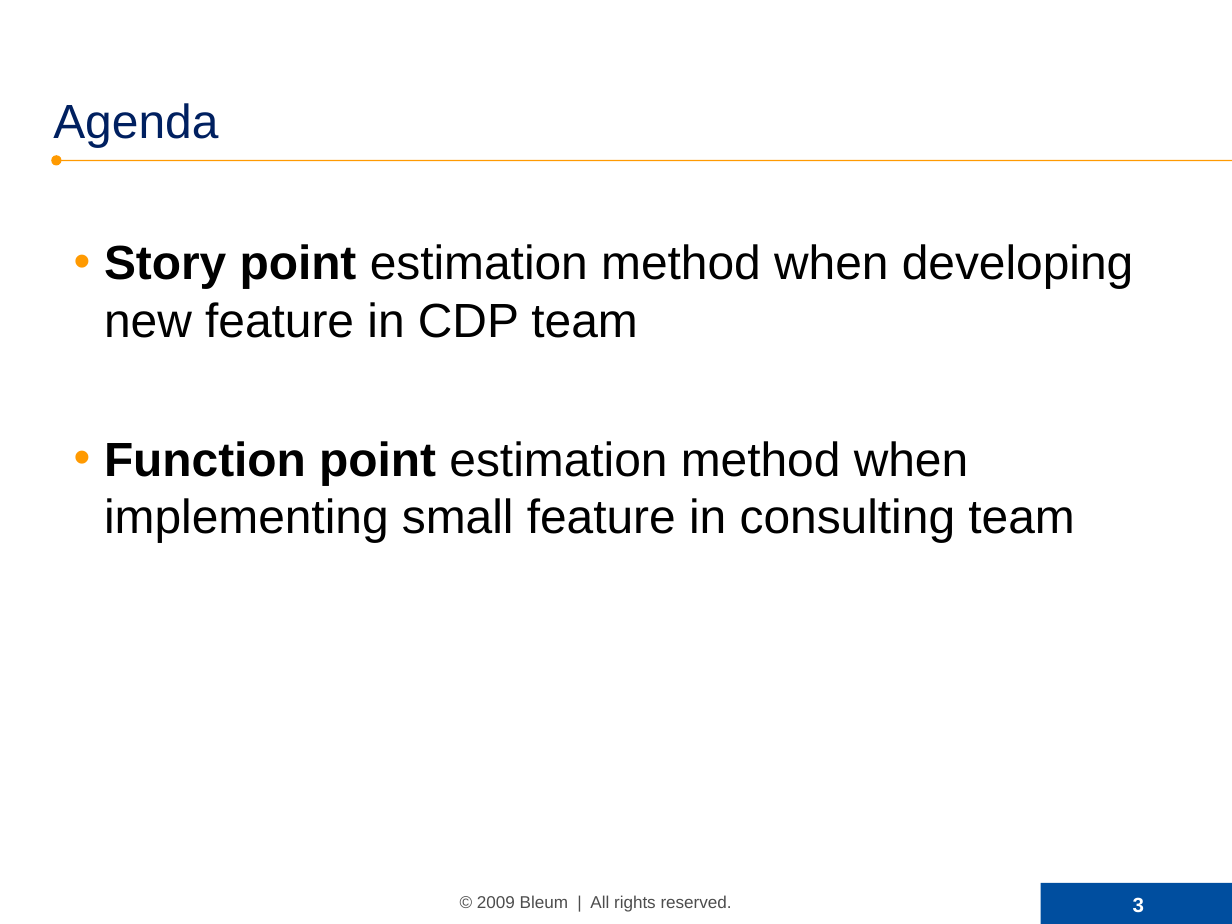
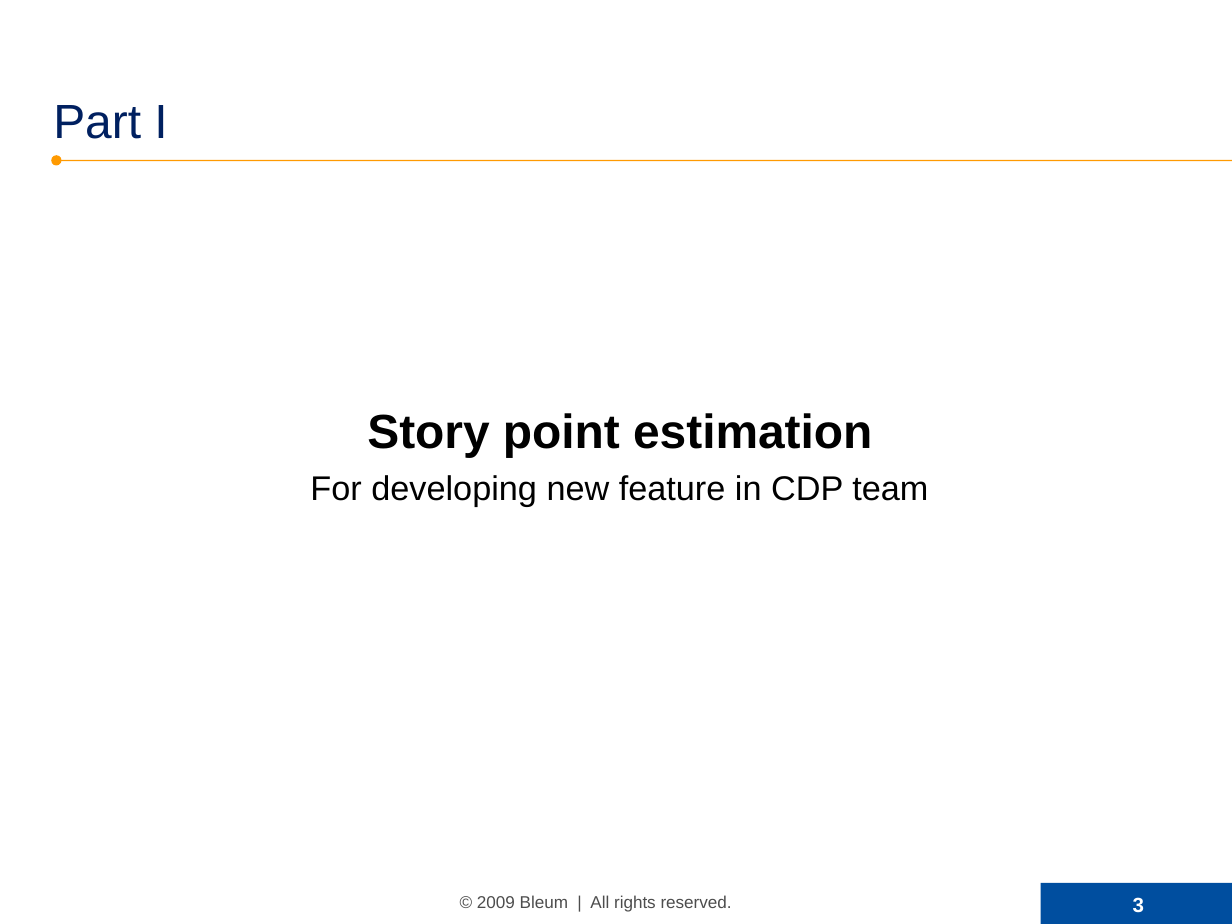
Before and after one commit to SamNiBoy/ForWork, a slide deck: slide 3 of Software Estimation (WMS).ppt. Drawn at 1232x924 pixels with LibreOffice and Linux fonts; fonts in the diff are those of the drawing; background and template pictures are left out. Boxes give left, top, right and bottom in pixels: in the first picture for what was removed or moved away, otherwise in the second. Text is boxed around its words. In the diff, an @@ line names an element or a change of style, - is before the commit and + after.

```diff
--- a/Software Estimation (WMS).ppt
+++ b/Software Estimation (WMS).ppt
@@ title at (53,105,167,139): text changed @@
-Agenda
+Part I
@@ text at (310,413,928,507): text changed; size 28 to 20 pt @@
-• Story point estimation method when developing new feature in CDP team
-• Function point estimation method when implementing small feature in consulting team
+Story point estimation
+For developing new feature in CDP team
```
Also in this commit, not shown: 2 other slides changed, 4 slides added, 45 slides removed, 5 other files.
